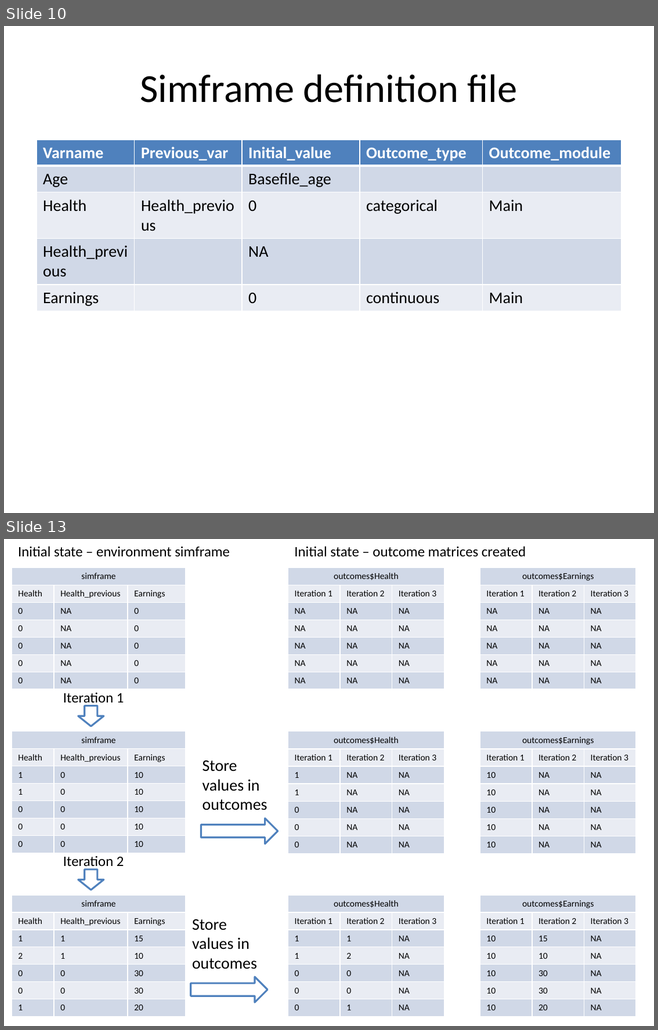
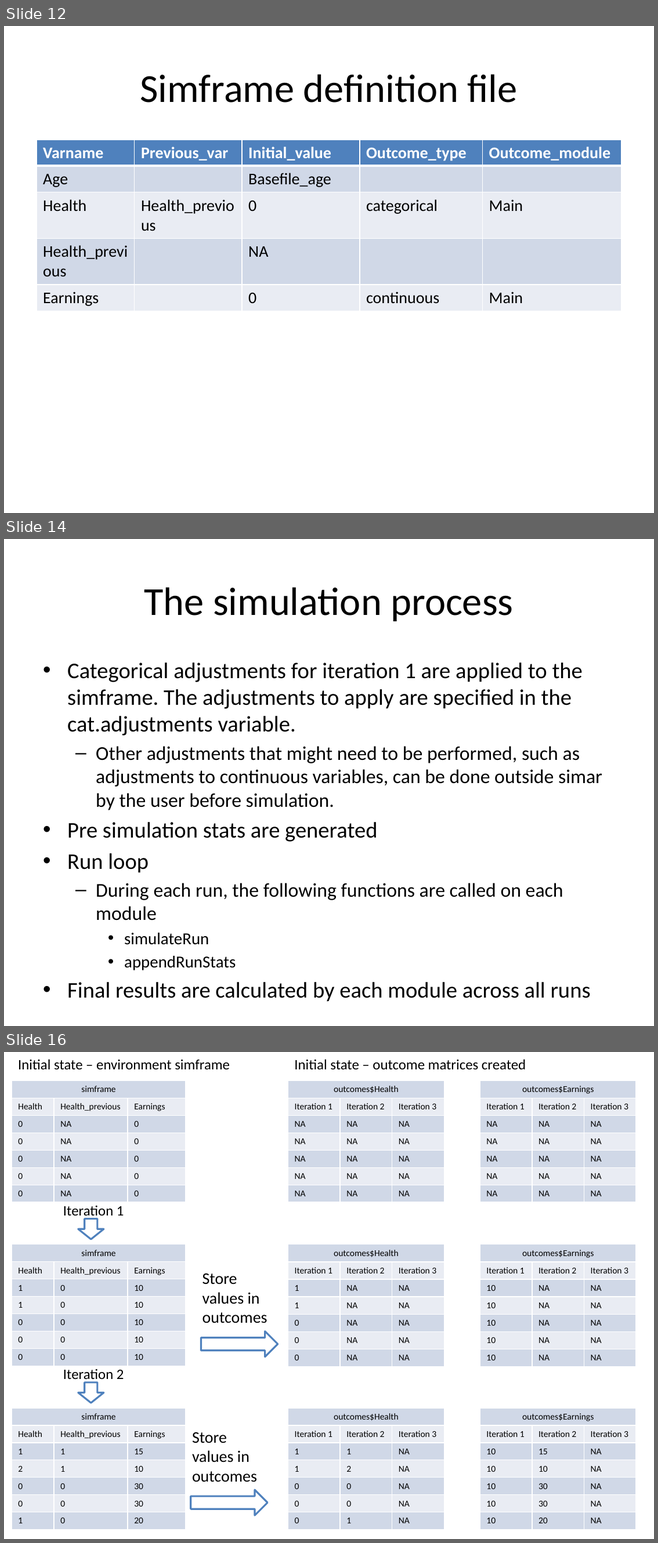
Before and after one commit to compassresearchcentre/simario, a slide deck: docs/Simar overview.pptx. Shown one above the other, each under a label of ours: slides 10 and 13 before the commit, slides 12, 14 and 16 after it; the slides between them are not shown. The pictures are 658x1030 and 658x1543 pixels, drawn with LibreOffice and Linux fonts; fonts in the diff are those of the drawing. Boxes give left, top, right and bottom in pixels: in the first picture for what was removed or moved away, otherwise in the second. Text is boxed around its words. In the diff, an @@ line names an element or a change of style, - is before the commit and + after.

```diff
--- a/docs/Simar overview.pptx
+++ b/docs/Simar overview.pptx
@@ slide 14 added at [4, 539, 654, 1026], background #FFFFFF @@
@@ title added at [144, 587, 513, 621], 44 pt, text #000000 @@
+The simulation process
@@ text added at [67, 663, 602, 1002], 24.8 pt, text #000000 @@
+• Categorical adjustments for iteration 1 are applied to the simframe. The adjustments to apply are specified in the cat.adjustments variable.
+  – Other adjustments that might need to be performed, such as adjustments to continuous variables, can be done outside simar by the user before simulation.
+• Pre simulation stats are generated
+• Run loop
+  – During each run, the following functions are called on each module
+    • simulateRun
+    • appendRunStats
+• Final results are calculated by each module across all runs
@@ what was slide 10 is now slide 12 @@
@@ what was slide 13 is now slide 16 @@
```
Also in this commit, not shown: 3 slides changed, 2 other slides added, 3 other files.
